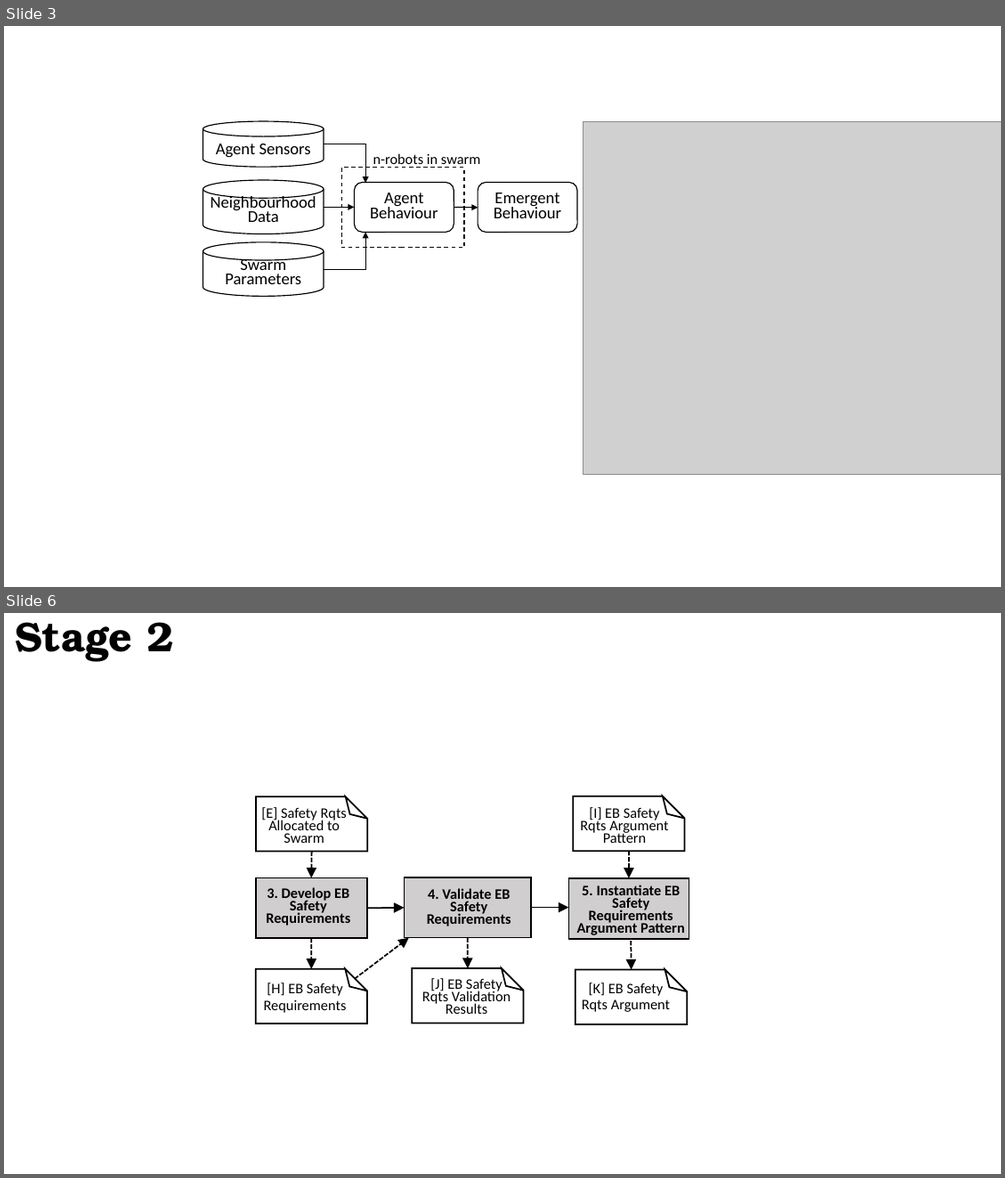
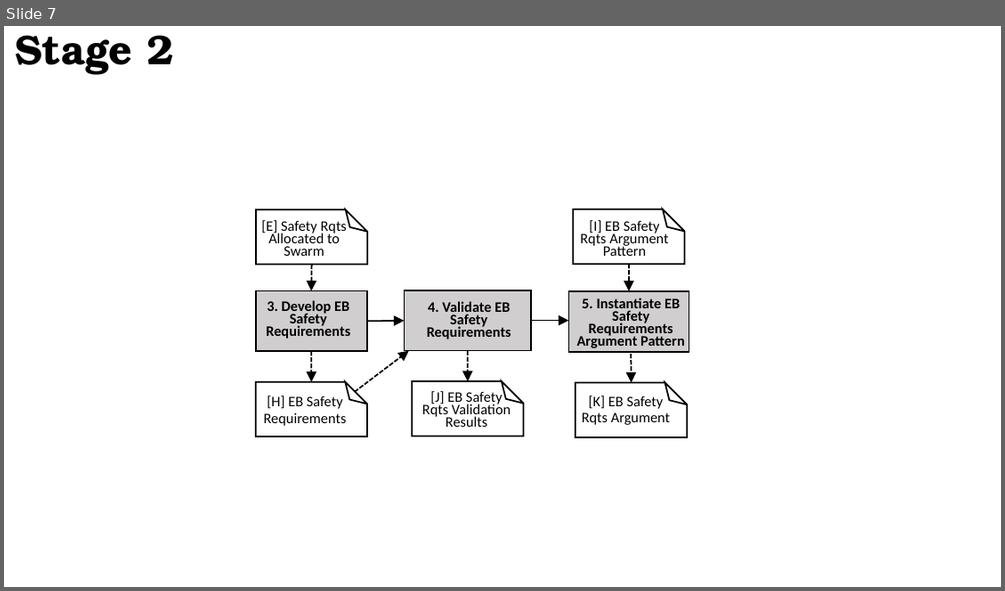
Before and after one commit to TSL-UOB/AERoS, a slide deck: source/figures/Figs_Artwork_2023-02-09.pptx. Shown one above the other, each under a label of ours: slides 3 and 6 before the commit, slide 7 after it; the slides between them are not shown. The pictures are 1005x1178 and 1005x591 pixels, drawn with LibreOffice and Linux fonts; fonts in the diff are those of the drawing; grey boxes stand for pictures. Boxes give left, top, right and bottom in pixels: in the first picture for what was removed or moved away, otherwise in the second. Text is boxed around its words. In the diff, an @@ line names an element or a change of style, - is before the commit and + after.

```diff
--- a/source/figures/Figs_Artwork_2023-02-09.pptx
+++ b/source/figures/Figs_Artwork_2023-02-09.pptx
@@ slide 3 removed at box(4, 26, 1001, 587), background #FFFFFF @@
@@ picture removed at box(583, 121, 1001, 474) @@
@@ group removed at box(202, 121, 577, 296): 3 cylinders, 3 elbow arrows, 2 rounded rectangles, 1 arrow, 1 rectangle, 1 text @@
-Agent Behaviour
-Emergent Behaviour
-Agent Sensors
-Neighbourhood Data
-Swarm Parameters
-n-robots in swarm
@@ what was slide 6 is now slide 7 @@
```
Also in this commit, not shown: 7 slides changed, 2 slides added, 17 other files.
